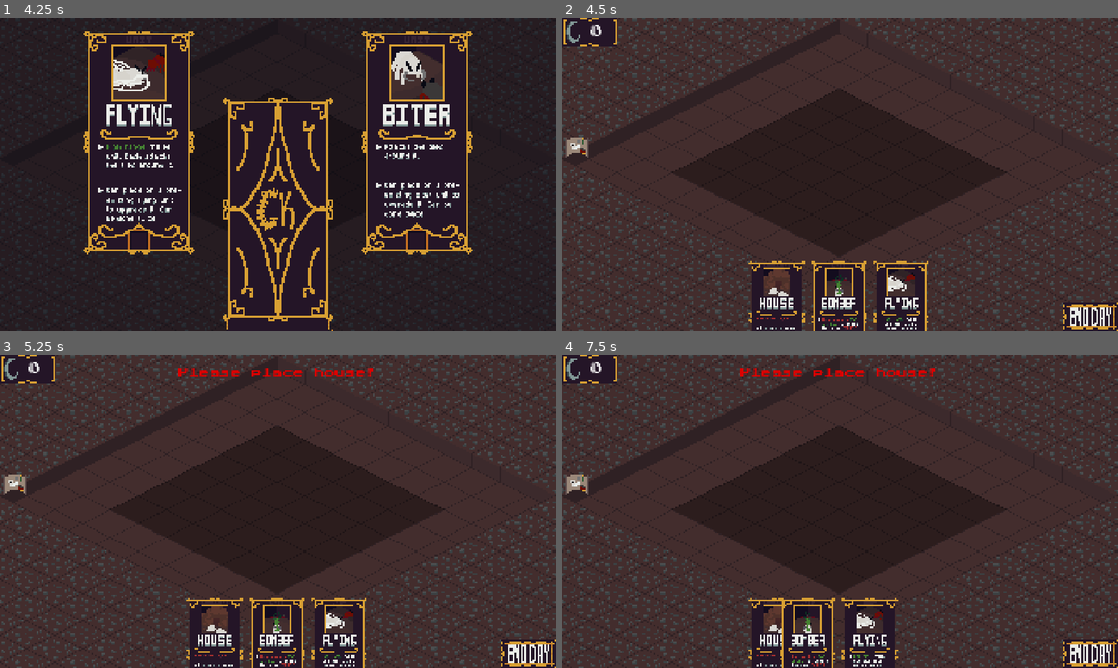
Above: before the commit, frames 1-4 (two rows, left to right).
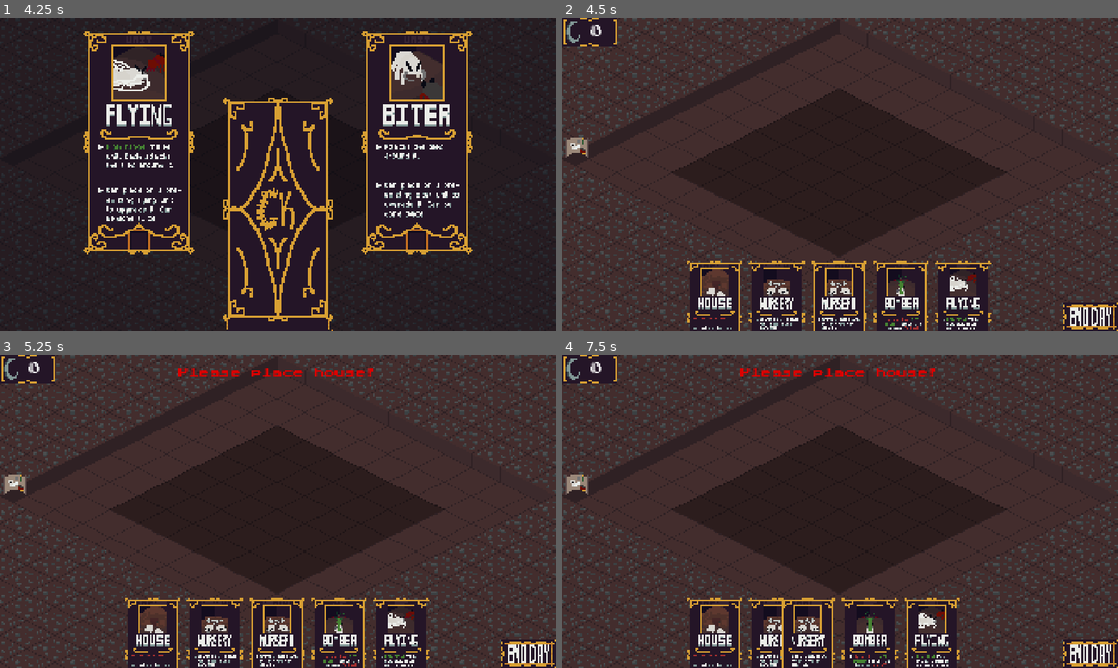
Above: after the commit, the same moments.

Repository: LogCheung/Critterking
Game: Godot game, scene res://World/Scenes/world.tscn
The game is run twice, just before and just after one commit, with the same random seed, the same clock (stepped at 60 frames per second) and the same inputs.
Inputs (mouse positions are in pixels of both pictures, inside the frame that each line leads up to):
- Up to frame 1 (4.25 s): click (500, 58) at 0.5 s; tap Enter (ui_accept) at 1.25, 1.52 s; move the mouse to (400, 158) at 1.27 s; press the mouse at (400, 158) at 1.28 s; release the mouse at (400, 158) at 2 s; click (272, 215) at 2 s; click (139, 143) at 2.77 s; click (272, 215) at 3.5 s
- Up to frame 2 (4.5 s): click (701, 143) at 4.27 s
- Up to frame 3 (5.25 s): click (528, 652) at 5 s
- Up to frame 4 (7.5 s): click (1090, 652) at 5.75 s; click (1090, 652) at 6.5 s; click (778, 655) at 7.27 s

Frame 1 is identical in both runs. In frame 2, 4.7% of the frame differs, in the area x 22-78%, y 77-100%; in frame 3, 4.7%; in frame 4, 4.5%.

Commit message:
war, conscription, renovation

Diff:
--- a/minibadkings/TileMap/Scenes/war_bombard.gd
+++ b/minibadkings/TileMap/Scenes/war_bombard.gd
@@ -5,7 +5,6 @@
 @onready var hurt_box: Area2D = %hurtBox
 
 func _ready() -> void:
-	await get_tree().create_timer(2).timeout
 	play("default")
 	await animation_finished
 	check_aoe()
--- a/minibadkings/TileMap/Scenes/war_bombard.tscn
+++ b/minibadkings/TileMap/Scenes/war_bombard.tscn
@@ -1,7 +1,9 @@
-[gd_scene load_steps=13 format=3 uid="uid://b7gegybq07w8i"]
+[gd_scene load_steps=15 format=3 uid="uid://b7gegybq07w8i"]
 
 [ext_resource type="Texture2D" uid="uid://djhd7y1n2cuac" path="res://TileMap/Assets/warBombard.png" id="1_lvful"]
 [ext_resource type="Script" uid="uid://cdh3lmrd5i16j" path="res://TileMap/Scenes/war_bombard.gd" id="2_hyro4"]
+[ext_resource type="AudioStream" uid="uid://b7scm4fug5tje" path="res://Audio/sfx/Hurt.tres" id="3_g5cnw"]
+[ext_resource type="AudioStream" uid="uid://w5s7eos7mc1q" path="res://Audio/sfx/Death.tres" id="4_smkej"]
 
 [sub_resource type="AtlasTexture" id="AtlasTexture_m6sk8"]
 atlas = ExtResource("1_lvful")
@@ -72,15 +74,15 @@
 
 [node name="warBombard" type="AnimatedSprite2D"]
 top_level = true
-position = Vector2(-8, -24)
 sprite_frames = SubResource("SpriteFrames_ee73g")
 frame = 7
 frame_progress = 1.0
+offset = Vector2(-8, -24)
 script = ExtResource("2_hyro4")
+damage = 8.0
 
 [node name="hurtBox" type="Area2D" parent="."]
 unique_name_in_owner = true
-position = Vector2(8, 24)
 collision_layer = 0
 collision_mask = 4
 
@@ -90,4 +92,12 @@
 [node name="Timer" type="Timer" parent="."]
 wait_time = 0.25
 
+[node name="Hurt" type="AudioStreamPlayer" parent="."]
+unique_name_in_owner = true
+stream = ExtResource("3_g5cnw")
+
+[node name="Death" type="AudioStreamPlayer" parent="."]
+unique_name_in_owner = true
+stream = ExtResource("4_smkej")
+
 [connection signal="timeout" from="Timer" to="." method="_on_timer_timeout"]
--- a/minibadkings/TileMap/Scripts/tile_world.gd
+++ b/minibadkings/TileMap/Scripts/tile_world.gd
@@ -153,6 +153,7 @@
 	# handle hover
 	match activeDecree:
 		Decree.TYPE.NONE:
+			highlight_buildings(false,Building.TYPE.NONE)
 			return
 		Decree.TYPE.INSPIRATION, Decree.TYPE.CONSTRUCTION:
 			add_hover_tiles(1,2,mouseTile) # 3x3 area
@@ -168,17 +169,17 @@
 				unit.match_decree_status()
 		Decree.TYPE.RENOVATE:
 			# highlight buildings, no hover
-			highlight_houses(true)
+			highlight_buildings(true,Building.TYPE.NONE)
 		Decree.TYPE.CONSCRIPTION:
 			# highlight buildings, no hover
-			highlight_houses(true)
+			highlight_buildings(true,Building.TYPE.HOUSE)
 		Decree.TYPE.INFLUENCE:
 			# Highlight enemy units, no hover
 			pass
 
 	# handle input
 	if using_decree and Input.is_action_just_released("select"):
-		handle_decree_action()
+		handle_decree_action(mouseTile)
 
 		await get_tree().create_timer(.1).timeout
 		activeDecree = Decree.TYPE.NONE
@@ -186,7 +187,55 @@
 	if using_decree and Input.is_action_just_released("cancel"):
 		activeDecree = Decree.TYPE.NONE
 
-func handle_decree_action() -> void:
+func handle_decree_action(mouseTile : Vector2i) -> void:
+	# executed when clicked and decree is being used
+	match activeDecree:
+		Decree.TYPE.NONE:
+			return
+		Decree.TYPE.INSPIRATION, Decree.TYPE.DEFENSE,Decree.TYPE.MASTERY:
+			handle_stat_modifying_decree()
+		Decree.TYPE.DECARE:
+			pass
+		Decree.TYPE.WAR:
+			var bombard = preload("res://TileMap/Scenes/war_bombard.tscn").instantiate()
+			bombard.global_position = active_hover.map_to_local(mouseTile) - Vector2(0,16)
+			add_child(bombard)
+		Decree.TYPE.RECON:
+			pass # do nothing
+		Decree.TYPE.RENOVATE:
+			# highlight buildings, no hover
+			var building = get_clicked_building()
+			if building:
+				building.health = building.max_health
+				highlight_buildings(false,Building.TYPE.NONE)
+		Decree.TYPE.CONSCRIPTION:
+			# highlight buildings, no hover
+			var building = get_clicked_building()
+			if building:
+				# create new unit at building's front door
+				var group : AllyGroup= preload("res://Units/Scenes/unit_group.tscn").instantiate()
+				group.type = randi_range(Unit.TYPE.MELEE,Unit.TYPE.CRAZED)
+				group.tile = building.doorstepTile
+				group.level = 1
+				group.global_position = ground.map_to_local(group.tile)
+
+				group.conscripted = true
+
+				var groupsNode = get_tree().get_first_node_in_group("GROUPSNODE")
+				groupsNode.add_child(group) # group ready is then called
+
+				# stage them coming from building
+				for u in group.unitsArray:
+					u.global_position = building.entrance.global_position
+					#u.visible = false
+
+
+				highlight_buildings(false,Building.TYPE.NONE)
+		Decree.TYPE.INFLUENCE:
+			# Highlight enemy units, no hover
+			pass
+
+func handle_stat_modifying_decree() -> void:
 	# Create affected area
 	var area : Area2D = Area2D.new()
 	var col : CollisionShape2D= CollisionShape2D.new()
@@ -235,8 +284,16 @@
 
 	active_hover.set_cells_terrain_connect(hoveringTiles,0,0)
 
-func highlight_houses(highlight : bool) -> void:
-	var houses = get_tree().get_first_node_in_group("BUILDINGSNODE").get_children()
-	houses = houses.filter(func(b : Building):return b.type == Building.TYPE.HOUSE)
-	for h : Building in houses:
-		h.sprite_2d.material = h.HIGHLIGHT if highlight else null
+func highlight_buildings(highlight : bool, type : Building.TYPE) -> void:
+	var buildings = get_tree().get_first_node_in_group("BUILDINGSNODE").get_children()
+	if type != Building.TYPE.NONE:
+		buildings = buildings.filter(func(bu : Building):return bu.type == type)
+	for b : Building in buildings:
+		b.sprite_2d.material = b.HIGHLIGHT if highlight else null
+
+func get_clicked_building() -> Building:
+	var buildings = get_tree().get_first_node_in_group("BUILDINGSNODE").get_children()
+	for b : Building in buildings:
+		if get_global_mouse_position().distance_to(b.global_position) < 32:
+			return b
+	return null
--- a/minibadkings/UI/Scenes/decree.tscn
+++ b/minibadkings/UI/Scenes/decree.tscn
@@ -12,7 +12,7 @@
 focus_mode = 0
 flat = true
 script = ExtResource("1_e1hmt")
-type = 1
+type = 7
 
 [node name="Icon" type="Sprite2D" parent="."]
 texture = ExtResource("2_l0dgt")
--- a/minibadkings/UI/Scripts/card.gd
+++ b/minibadkings/UI/Scripts/card.gd
@@ -129,10 +129,17 @@
 		if type > Unit.TYPE.CRAZED:
 			plop_building()
 			return
-		var group = GROUP.instantiate()
+		var group = load("res://Units/Scenes/unit_group.tscn").instantiate()
+		#var count = 0
+		#while !is_instance_valid(group):
+			#if count > 50:
+				#break
+			#group = GROUP.instantiate()
+			#count += 1
 		group.type = type
 		group.charm = charm
 		group.upgraded = level > 1
+		group.level = level
 		group.max_size = 12 if level == 3 else 9
 		if charm and charm.type == Charm.TYPE.FLAG : group.max_size += 1
 		group.global_position = tileWorld.ground.map_to_local(tile)
--- a/minibadkings/Units/Scenes/unit_group.tscn
+++ b/minibadkings/Units/Scenes/unit_group.tscn
@@ -17,7 +17,6 @@
 unique_name_in_owner = true
 
 [node name="SelectArea" type="Area2D" parent="."]
-visible = false
 
 [node name="CollisionShape2D" type="CollisionShape2D" parent="SelectArea"]
 shape = SubResource("ConvexPolygonShape2D_onkey")
--- a/minibadkings/Units/Scripts/ally.gd
+++ b/minibadkings/Units/Scripts/ally.gd
@@ -38,6 +38,7 @@
 		max_health = max_health + 0.5
 		health = max_health
 		damage = damage + 0.5
+		upgraded = true
 
 
 	super._ready()
@@ -101,6 +102,7 @@
 	match action:
 		ACTION.NONE:
 			anim.play("idle")
+			visible = true
 			return
 		ACTION.FORM:
 			anim.play("walk")
--- a/minibadkings/Units/Scripts/group.gd
+++ b/minibadkings/Units/Scripts/group.gd
@@ -49,7 +49,8 @@
 			var unit : Unit = unit_type.instantiate()
 			unit.position = last_pos + Vector2(x_sep,y_sep)
 			unit.rotation -= rotation
-			unit.upgraded = upgraded
+			unit.upgraded = level > 1
+			unit.level = level
 			unit.group = self
 			unit.type = type
 
--- a/minibadkings/Units/Scripts/unit_group.gd
+++ b/minibadkings/Units/Scripts/unit_group.gd
@@ -6,6 +6,7 @@
 const UNIT : PackedScene = preload("res://Units/Scenes/unit.tscn")
 
 @export var house : Building
+@export var conscripted : bool
 
 @onready var world : World = get_tree().get_first_node_in_group("WORLD")
 
--- a/minibadkings/World/Scripts/world.gd
+++ b/minibadkings/World/Scripts/world.gd
@@ -65,10 +65,10 @@
 		#var hCard : Card = preload("res://UI/Scenes/card.tscn").instantiate()
 		#hCard.type = Card.CARDTYPE.BOMBARDIER
 		#ui.hand.get_child(0).add_child(hCard)
-	#for i in range(1):
-		#var hCard : Card = preload("res://UI/Scenes/card.tscn").instantiate()
-		#hCard.type = Card.CARDTYPE.BOMBARDIER
-		#ui.hand.get_child(0).add_child(hCard)
+	for i in range(2):
+		var hCard : Card = preload("res://UI/Scenes/card.tscn").instantiate()
+		hCard.type = Card.CARDTYPE.NURSERY
+		ui.hand.get_child(0).add_child(hCard)
 func add_house_card() -> void:
 	var hCard : Card = preload("res://UI/Scenes/card.tscn").instantiate()
 	hCard.type = Card.CARDTYPE.HOUSE
@@ -233,6 +233,9 @@
 	# convert units to cards
 	var unitsGroups = get_tree().get_first_node_in_group("GROUPSNODE")
 	for g : Group in unitsGroups.get_children():
+		if g.conscripted :
+			g.terminate()
+			continue
 		unit_to_card(g)
 		g.terminate()
 
